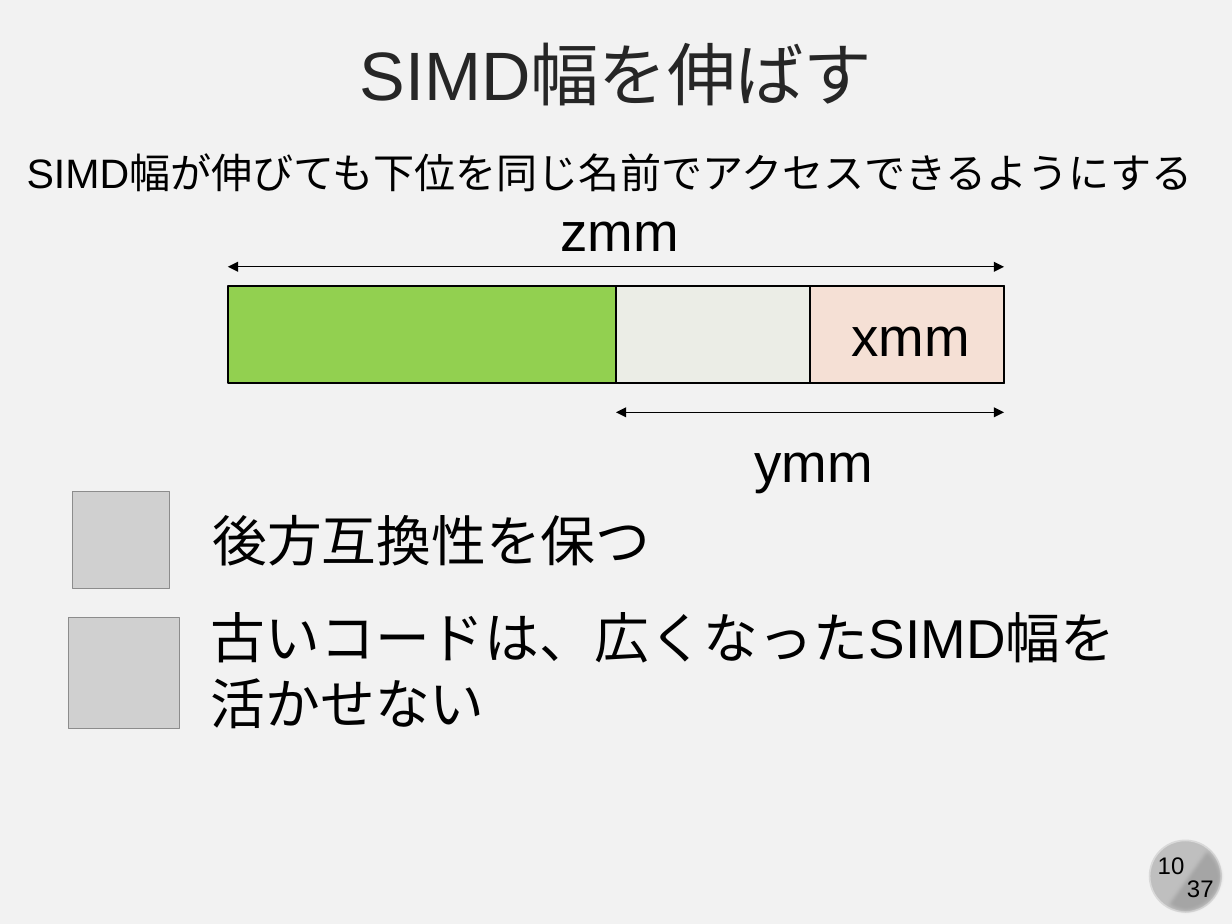
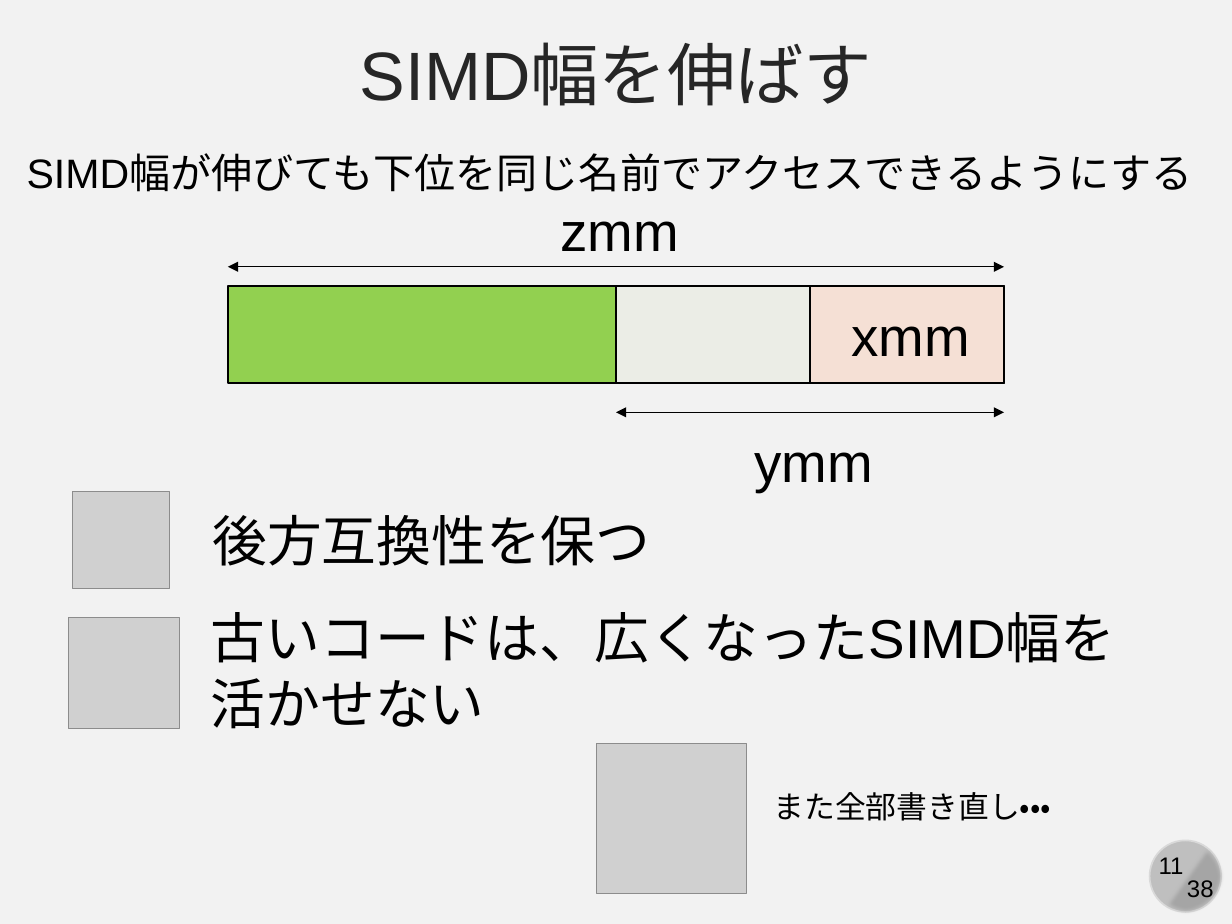
Before and after one commit to kaityo256/xbyak_aarch64_handson, a slide deck: slide 11 of slide/xbyak_aarch64.pptx (slide 10 before the commit). Drawn at 1232x924 pixels with LibreOffice and Linux fonts; fonts in the diff are those of the drawing; grey boxes stand for pictures. Boxes give left, top, right and bottom in pixels: in the first picture for what was removed or moved away, otherwise in the second. Text is boxed around its words. In the diff, an @@ line names an element or a change of style, - is before the commit and + after.

```diff
--- a/slide/xbyak_aarch64.pptx
+++ b/slide/xbyak_aarch64.pptx
@@ picture added at [596, 743, 747, 893] @@
@@ text added at [774, 792, 1052, 821], 18 pt, text #000000 @@
+また全部書き直し・・・
@@ page number at [1159, 857, 1184, 874]: text changed @@
-10
+11
@@ text at [1187, 880, 1214, 903]: text changed @@
-37
+38
```
Also in this commit, not shown: 36 other slides changed, 1 slide added, 1 other file.
